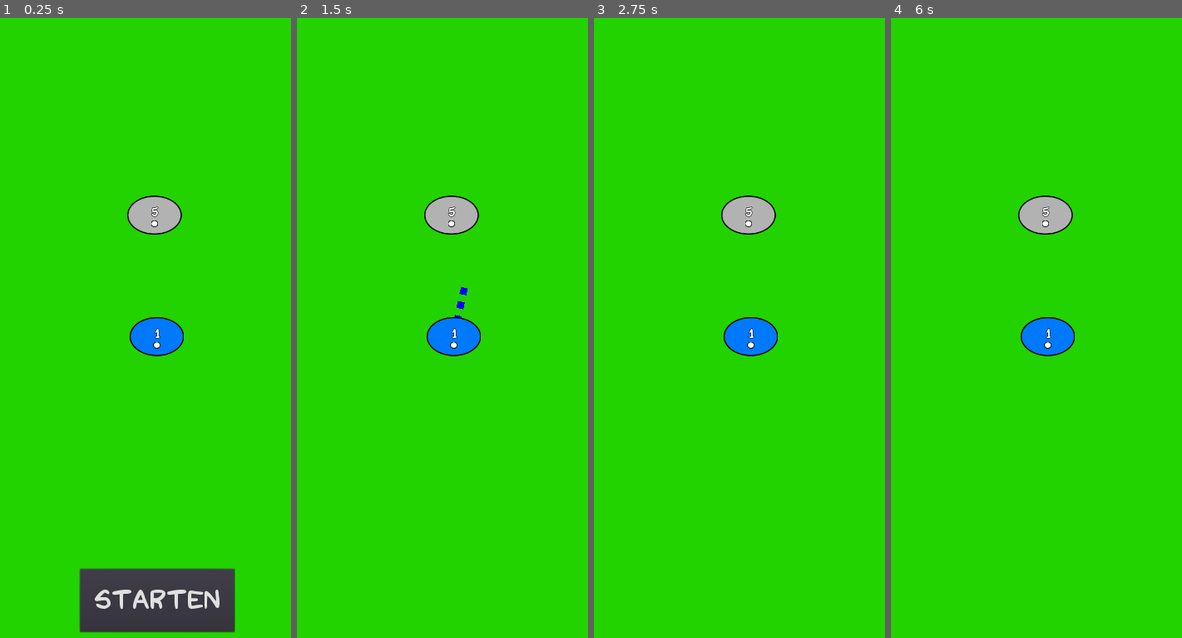
Above: before the commit, frames 1-4 (left to right).
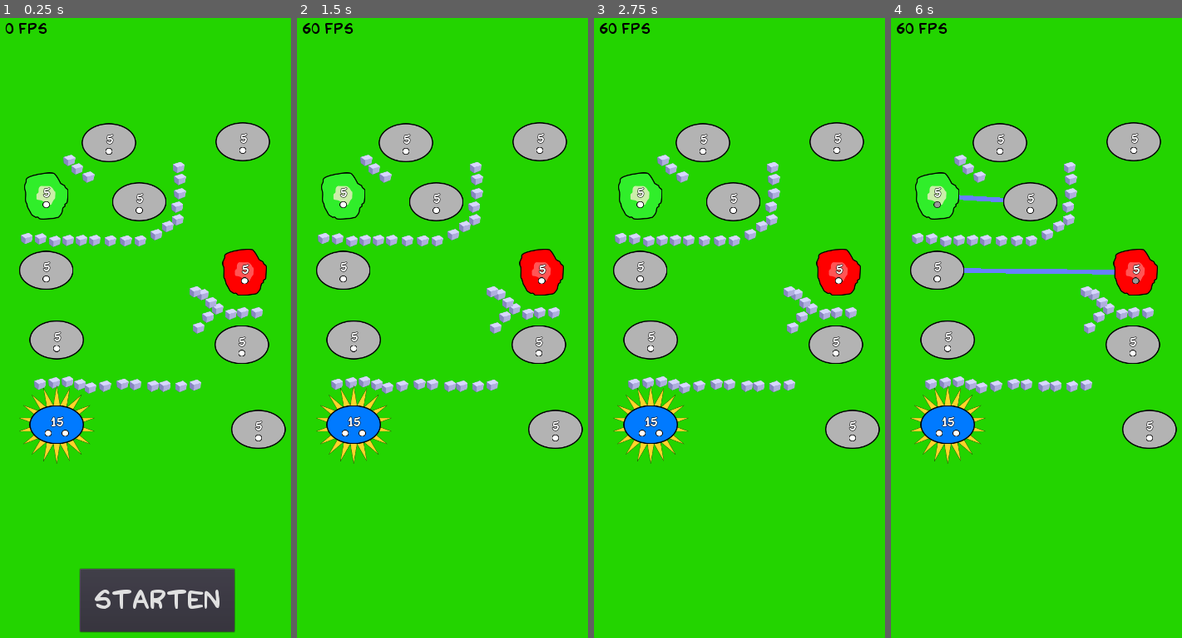
Above: after the commit, the same moments.

Repository: CrowdWare/CancerHealing
Game: Godot game, scene res://World.tscn
Same seed, same stepped clock (60 frames per second), same inputs: the game is played once before the commit and once after it.
Inputs (mouse positions are in pixels of both pictures, inside the frame that each line leads up to):
- Up to frame 1 (0.25 s): no input
- Up to frame 2 (1.5 s): click "Starten" at 0.5 s; tap Enter at 1.25 s; drag from (454, 334) to (486, 185) at 1.27 s
- Up to frame 3 (2.75 s): drag from (748, 216) to (733, 470) at 2.02 s
- Up to frame 4 (6 s): tap Space at 2.75, 4.25, 5.75 s; move the mouse to (1080, 185) at 2.77 s; click (1080, 185) at 2.92 s; tap Enter at 3.5, 5 s; drag from (1030, 470) to (943, 235) at 3.52 s; move the mouse to (1149, 433) at 4.27 s; click (1149, 433) at 4.42 s; drag from (943, 235) to (995, 166) at 5.02 s; move the mouse to (1062, 334) at 5.77 s; click (1062, 334) at 5.92 s

The runs differ from the first frame. In frame 1, 13% of the frame differs, in the area x 1-99%, y 0-72%; in frame 2, 14%; in frame 3, 14%; in frame 4, 14%, in the area x 2-99%, y 0-72%.

Commit message:
stresstest

Diff:
--- a/Cell.gd
+++ b/Cell.gd
@@ -1,7 +1,7 @@
 extends StaticBody2D
 
 var dragging = false
-var dragHitsWall = false
+var dragHitsWallOrPlayer = false
 var orig
 var drag_pos
 var channels = 0 setget setChannels
@@ -105,7 +105,7 @@
 
 func _mouse_enter():
 	var obj = world.getDragFrom()
-	if obj and obj != self and not obj.dragHitsWall:
+	if obj and obj != self and not obj.dragHitsWallOrPlayer:
 		focus.visible = true
 		world.setDragTo(self)
 
@@ -142,11 +142,11 @@
 
 func _draw():
 	if dragging:
-		if dragHitsWall():
-			dragHitsWall = true
+		if dragHitsWall() or dragThroughPlayer():
+			dragHitsWallOrPlayer = true
 			Global.draw_dashed_line(self, Vector2(0,0), Vector2(drag_pos.x - orig.x, drag_pos.y - orig.y), Color(.5, .5, .5), 15, 15)
 		else:
-			dragHitsWall = false
+			dragHitsWallOrPlayer = false
 			Global.draw_dashed_line(self, Vector2(0,0), Vector2(drag_pos.x - orig.x, drag_pos.y - orig.y), Color(0, 0, 1), 15, 15)
 
 func dragHitsWall():
@@ -157,3 +157,14 @@
 				if hit > 0:
 					return true
 	return false
+
+func dragThroughPlayer():
+	for child in world.get_node("Level").get_children():
+		if child is StaticBody2D:
+			if child != self and child.typ == 1:
+				var intersects = Geometry.segment_intersects_circle(self.position, drag_pos, child.position, 40)
+				var hit = Geometry.is_point_in_circle(drag_pos, child.position, 40)
+
+				if intersects > 0 and hit == false:
+					return true
+	return false
--- a/Level4.tscn
+++ b/Level4.tscn
@@ -11,7 +11,7 @@
 
 [node name="Cell2" parent="." instance=ExtResource( 1 )]
 position = Vector2( 365, 717 )
-count = 5
+count = 15
 typ = 1
 
 [node name="Cell3" parent="." instance=ExtResource( 1 )]
--- /dev/null
+++ b/Level5.tscn
@@ -0,0 +1,170 @@
+[gd_scene load_steps=3 format=2]
+
+[ext_resource path="res://Cell.tscn" type="PackedScene" id=1]
+[ext_resource path="res://brick.tscn" type="PackedScene" id=2]
+
+[node name="Node2D" type="Node2D"]
+
+[node name="Cell1" parent="." instance=ExtResource( 1 )]
+position = Vector2( 541, 721 )
+count = 5
+
+[node name="Cell4" parent="." instance=ExtResource( 1 )]
+position = Vector2( 151, 711 )
+count = 5
+
+[node name="Cell5" parent="." instance=ExtResource( 1 )]
+position = Vector2( 129, 565 )
+count = 5
+
+[node name="Cell6" parent="." instance=ExtResource( 1 )]
+position = Vector2( 547, 569 )
+count = 5
+typ = 3
+
+[node name="Cell7" parent="." instance=ExtResource( 1 )]
+position = Vector2( 543, 295 )
+count = 5
+
+[node name="Cell8" parent="." instance=ExtResource( 1 )]
+position = Vector2( 261, 297 )
+count = 5
+
+[node name="Cell9" parent="." instance=ExtResource( 1 )]
+position = Vector2( 325, 421 )
+count = 5
+
+[node name="Cell10" parent="." instance=ExtResource( 1 )]
+position = Vector2( 129, 409 )
+count = 5
+typ = 2
+
+[node name="Cell2" parent="." instance=ExtResource( 1 )]
+position = Vector2( 151, 889 )
+count = 15
+typ = 1
+isSun = true
+
+[node name="Cell3" parent="." instance=ExtResource( 1 )]
+position = Vector2( 576, 899 )
+count = 5
+
+[node name="Node2D" parent="." instance=ExtResource( 2 )]
+position = Vector2( 146, 801 )
+
+[node name="Node2D7" parent="." instance=ExtResource( 2 )]
+position = Vector2( 116, 804 )
+
+[node name="Node2D8" parent="." instance=ExtResource( 2 )]
+position = Vector2( 317, 805 )
+
+[node name="Node2D9" parent="." instance=ExtResource( 2 )]
+position = Vector2( 354, 808 )
+
+[node name="Node2D10" parent="." instance=ExtResource( 2 )]
+position = Vector2( 379, 808 )
+
+[node name="Node2D33" parent="." instance=ExtResource( 2 )]
+position = Vector2( 413, 809 )
+
+[node name="Node2D34" parent="." instance=ExtResource( 2 )]
+position = Vector2( 443, 806 )
+
+[node name="Node2D11" parent="." instance=ExtResource( 2 )]
+position = Vector2( 543, 654 )
+
+[node name="Node2D12" parent="." instance=ExtResource( 2 )]
+position = Vector2( 573, 654 )
+
+[node name="Node2D13" parent="." instance=ExtResource( 2 )]
+position = Vector2( 518, 657 )
+
+[node name="Node2D35" parent="." instance=ExtResource( 2 )]
+position = Vector2( 490, 646 )
+
+[node name="Node2D36" parent="." instance=ExtResource( 2 )]
+position = Vector2( 476, 633 )
+
+[node name="Node2D37" parent="." instance=ExtResource( 2 )]
+position = Vector2( 459, 616 )
+
+[node name="Node2D40" parent="." instance=ExtResource( 2 )]
+position = Vector2( 443, 610 )
+
+[node name="Node2D38" parent="." instance=ExtResource( 2 )]
+position = Vector2( 470, 663 )
+
+[node name="Node2D39" parent="." instance=ExtResource( 2 )]
+position = Vector2( 450, 686 )
+
+[node name="Node2D14" parent="." instance=ExtResource( 2 )]
+position = Vector2( 175, 502 )
+
+[node name="Node2D18" parent="." instance=ExtResource( 2 )]
+position = Vector2( 203, 502 )
+
+[node name="Node2D19" parent="." instance=ExtResource( 2 )]
+position = Vector2( 231, 502 )
+
+[node name="Node2D20" parent="." instance=ExtResource( 2 )]
+position = Vector2( 264, 503 )
+
+[node name="Node2D21" parent="." instance=ExtResource( 2 )]
+position = Vector2( 297, 503 )
+
+[node name="Node2D22" parent="." instance=ExtResource( 2 )]
+position = Vector2( 327, 503 )
+
+[node name="Node2D23" parent="." instance=ExtResource( 2 )]
+position = Vector2( 361, 490 )
+
+[node name="Node2D24" parent="." instance=ExtResource( 2 )]
+position = Vector2( 385, 473 )
+
+[node name="Node2D25" parent="." instance=ExtResource( 2 )]
+position = Vector2( 406, 459 )
+
+[node name="Node2D26" parent="." instance=ExtResource( 2 )]
+position = Vector2( 405, 432 )
+
+[node name="Node2D27" parent="." instance=ExtResource( 2 )]
+position = Vector2( 411, 404 )
+
+[node name="Node2D28" parent="." instance=ExtResource( 2 )]
+position = Vector2( 411, 374 )
+
+[node name="Node2D29" parent="." instance=ExtResource( 2 )]
+position = Vector2( 408, 349 )
+
+[node name="Node2D30" parent="." instance=ExtResource( 2 )]
+position = Vector2( 218, 369 )
+
+[node name="Node2D31" parent="." instance=ExtResource( 2 )]
+position = Vector2( 194, 352 )
+
+[node name="Node2D32" parent="." instance=ExtResource( 2 )]
+position = Vector2( 178, 334 )
+
+[node name="Node2D15" parent="." instance=ExtResource( 2 )]
+position = Vector2( 147, 504 )
+
+[node name="Node2D16" parent="." instance=ExtResource( 2 )]
+position = Vector2( 117, 499 )
+
+[node name="Node2D17" parent="." instance=ExtResource( 2 )]
+position = Vector2( 88, 498 )
+
+[node name="Node2D6" parent="." instance=ExtResource( 2 )]
+position = Vector2( 174, 799 )
+
+[node name="Node2D2" parent="." instance=ExtResource( 2 )]
+position = Vector2( 290, 804 )
+
+[node name="Node2D3" parent="." instance=ExtResource( 2 )]
+position = Vector2( 200, 805 )
+
+[node name="Node2D4" parent="." instance=ExtResource( 2 )]
+position = Vector2( 222, 812 )
+
+[node name="Node2D5" parent="." instance=ExtResource( 2 )]
+position = Vector2( 253, 808 )
--- /dev/null
+++ b/Level6.tscn
@@ -0,0 +1,49 @@
+[gd_scene load_steps=2 format=2]
+
+[ext_resource path="res://Cell.tscn" type="PackedScene" id=2]
+
+[node name="Node2D" type="Node2D"]
+
+[node name="Cell1" parent="." instance=ExtResource( 2 )]
+position = Vector2( 541, 721 )
+count = 5
+
+[node name="Cell4" parent="." instance=ExtResource( 2 )]
+position = Vector2( 151, 711 )
+count = 5
+
+[node name="Cell5" parent="." instance=ExtResource( 2 )]
+position = Vector2( 129, 565 )
+count = 5
+
+[node name="Cell6" parent="." instance=ExtResource( 2 )]
+position = Vector2( 547, 569 )
+count = 5
+typ = 3
+
+[node name="Cell7" parent="." instance=ExtResource( 2 )]
+position = Vector2( 543, 295 )
+count = 5
+
+[node name="Cell8" parent="." instance=ExtResource( 2 )]
+position = Vector2( 261, 297 )
+count = 5
+
+[node name="Cell9" parent="." instance=ExtResource( 2 )]
+position = Vector2( 325, 421 )
+count = 5
+
+[node name="Cell10" parent="." instance=ExtResource( 2 )]
+position = Vector2( 129, 409 )
+count = 5
+typ = 2
+
+[node name="Cell2" parent="." instance=ExtResource( 2 )]
+position = Vector2( 151, 889 )
+count = 15
+typ = 1
+isSun = true
+
+[node name="Cell3" parent="." instance=ExtResource( 2 )]
+position = Vector2( 576, 899 )
+count = 5
--- a/World.tscn
+++ b/World.tscn
@@ -11,6 +11,10 @@
 
 [sub_resource type="DynamicFont" id=2]
 size = 58
+font_data = ExtResource( 3 )
+
+[sub_resource type="DynamicFont" id=3]
+size = 33
 font_data = ExtResource( 3 )
 
 [node name="World" type="Node2D"]
@@ -65,6 +69,18 @@
 z_index = 3
 texture = ExtResource( 2 )
 
+[node name="FPS" type="Label" parent="."]
+margin_left = 42.0
+margin_top = 40.0
+margin_right = 84.0
+margin_bottom = 54.0
+custom_colors/font_color = Color( 0, 0, 0, 1 )
+custom_fonts/font = SubResource( 3 )
+text = "0 FPS"
+__meta__ = {
+"_edit_use_anchors_": false
+}
+
 [connection signal="pressed" from="StartButton" to="." method="_on_Button_pressed"]
 [connection signal="pressed" from="Weiter" to="." method="_on_Weiter_pressed"]
 [connection signal="pressed" from="NochMal" to="." method="_on_NochMal_pressed"]
--- a/icon.svg
+++ b/icon.svg
@@ -2,9 +2,9 @@
 <!-- Created with Inkscape (http://www.inkscape.org/) -->
 
 <svg
-   width="64"
-   height="64"
-   viewBox="0 0 64 64"
+   width="432"
+   height="432"
+   viewBox="0 0 432 432"
    version="1.1"
    id="svg5"
    inkscape:version="1.1.1 (3bf5ae0, 2021-09-20)"
@@ -26,9 +26,9 @@
      inkscape:pagecheckerboard="0"
      inkscape:document-units="px"
      showgrid="false"
-     inkscape:zoom="11.920445"
-     inkscape:cx="33.933297"
-     inkscape:cy="31.668281"
+     inkscape:zoom="1.7106392"
+     inkscape:cx="210.44765"
+     inkscape:cy="220.67774"
      inkscape:window-width="1848"
      inkscape:window-height="1016"
      inkscape:window-x="72"
@@ -42,44 +42,44 @@
      inkscape:groupmode="layer"
      id="layer1">
     <ellipse
-       style="fill:#0000ff;stroke-width:0.793;stroke:#000000;stroke-opacity:1;stroke-miterlimit:4;stroke-dasharray:none"
+       style="fill:#0000ff;stroke:#000000;stroke-width:4.54017;stroke-miterlimit:4;stroke-dasharray:none;stroke-opacity:1"
        id="path904"
-       cx="32.353462"
-       cy="30.961977"
-       rx="24.83379"
-       ry="19.827206" />
+       cx="211.58574"
+       cy="216.76601"
+       rx="142.18086"
+       ry="113.51666" />
     <text
        xml:space="preserve"
-       style="font-style:normal;font-weight:normal;font-size:18.978px;line-height:1.25;font-family:sans-serif;fill:#000000;fill-opacity:1;stroke:#000000;stroke-width:0.274;stroke-opacity:1;stroke-miterlimit:4;stroke-dasharray:none"
-       x="18.226902"
-       y="34.757519"
+       style="font-style:normal;font-weight:normal;font-size:108.654px;line-height:1.25;font-family:sans-serif;fill:#000000;fill-opacity:1;stroke:#000000;stroke-width:1.56873;stroke-miterlimit:4;stroke-dasharray:none;stroke-opacity:1"
+       x="135.10835"
+       y="241.32603"
        id="text2220"><tspan
          sodipodi:role="line"
          id="tspan2218"
-         x="18.226902"
-         y="34.757519"
-         style="font-style:normal;font-variant:normal;font-weight:bold;font-stretch:normal;font-family:sans-serif;-inkscape-font-specification:'sans-serif Bold';fill:#ffffff;stroke-width:0.274;stroke:#000000;stroke-opacity:1;stroke-miterlimit:4;stroke-dasharray:none">64</tspan></text>
+         x="135.10835"
+         y="241.32603"
+         style="font-style:normal;font-variant:normal;font-weight:bold;font-stretch:normal;font-family:sans-serif;-inkscape-font-specification:'sans-serif Bold';fill:#ffffff;stroke:#000000;stroke-width:1.56873;stroke-miterlimit:4;stroke-dasharray:none;stroke-opacity:1">64</tspan></text>
     <ellipse
-       style="fill:#ffffff;stroke:#000000;stroke-width:0.3;stroke-miterlimit:4;stroke-dasharray:none;stroke-opacity:1"
+       style="fill:#ffffff;stroke:#000000;stroke-width:1.71758;stroke-miterlimit:4;stroke-dasharray:none;stroke-opacity:1"
        id="path7310"
-       cx="31.856867"
-       cy="43.607632"
-       rx="2.0655961"
-       ry="1.9568999" />
+       cx="205.83304"
+       cy="290.04395"
+       rx="11.826154"
+       ry="11.203836" />
     <ellipse
-       style="fill:#ffffff;stroke:#000000;stroke-width:0.3;stroke-miterlimit:4;stroke-dasharray:none;stroke-opacity:1"
+       style="fill:#ffffff;stroke:#000000;stroke-width:1.71758;stroke-miterlimit:4;stroke-dasharray:none;stroke-opacity:1"
        id="path7310-3"
-       cx="38.06324"
-       cy="-43.737606"
-       rx="2.0655961"
-       ry="1.9568999"
+       cx="241.36639"
+       cy="-290.04395"
+       rx="11.826154"
+       ry="11.203836"
        transform="scale(1,-1)" />
     <ellipse
-       style="fill:#ffffff;stroke:#000000;stroke-width:0.3;stroke-miterlimit:4;stroke-dasharray:none;stroke-opacity:1"
+       style="fill:#ffffff;stroke:#000000;stroke-width:1.71758;stroke-miterlimit:4;stroke-dasharray:none;stroke-opacity:1"
        id="path7310-6"
-       cx="25.526299"
-       cy="43.266747"
-       rx="2.0655961"
-       ry="1.9568999" />
+       cx="169.58867"
+       cy="290.04395"
+       rx="11.826154"
+       ry="11.203836" />
   </g>
 </svg>
--- /dev/null
+++ b/icon_bg.svg
@@ -0,0 +1,53 @@
+<?xml version="1.0" encoding="UTF-8" standalone="no"?>
+<!-- Created with Inkscape (http://www.inkscape.org/) -->
+
+<svg
+   width="432"
+   height="432"
+   viewBox="0 0 114.3 114.3"
+   version="1.1"
+   id="svg1248"
+   inkscape:version="1.1.1 (3bf5ae0, 2021-09-20)"
+   sodipodi:docname="icon_bg.svg"
+   xmlns:inkscape="http://www.inkscape.org/namespaces/inkscape"
+   xmlns:sodipodi="http://sodipodi.sourceforge.net/DTD/sodipodi-0.dtd"
+   xmlns="http://www.w3.org/2000/svg"
+   xmlns:svg="http://www.w3.org/2000/svg">
+  <sodipodi:namedview
+     id="namedview1250"
+     pagecolor="#ffffff"
+     bordercolor="#666666"
+     borderopacity="1.0"
+     inkscape:pageshadow="2"
+     inkscape:pageopacity="0.0"
+     inkscape:pagecheckerboard="0"
+     inkscape:document-units="mm"
+     showgrid="false"
+     units="px"
+     inkscape:zoom="1.6622779"
+     inkscape:cx="229.80514"
+     inkscape:cy="230.10593"
+     inkscape:window-width="1848"
+     inkscape:window-height="1016"
+     inkscape:window-x="72"
+     inkscape:window-y="27"
+     inkscape:window-maximized="1"
+     inkscape:current-layer="layer1" />
+  <defs
+     id="defs1245" />
+  <g
+     inkscape:label="Ebene 1"
+     inkscape:groupmode="layer"
+     id="layer1">
+    <rect
+       style="fill:#000000;stroke:#000000;stroke-width:0.20966;fill-opacity:0.00043185"
+       id="rect1365"
+       width="431.79034"
+       height="431.79034"
+       x="0.10483002"
+       y="0.10483002"
+       inkscape:export-filename="/home/art/SourceCode/CancerWar/icon_bg.png"
+       inkscape:export-xdpi="96"
+       inkscape:export-ydpi="96" />
+  </g>
+</svg>
--- a/project.godot
+++ b/project.godot
@@ -36,5 +36,7 @@
 
 [rendering]
 
+quality/driver/driver_name="GLES2"
+vram_compression/import_etc=true
 environment/default_clear_color=Color( 0.137255, 0.831373, 0, 1 )
 environment/default_environment="res://default_env.tres"
--- a/world.gd
+++ b/world.gd
@@ -8,10 +8,10 @@
 var startTime = 0
 var processedFrame = -1
 var swipe_start = null
-var level = 1
+var level = 5
 
 const SPEED = 150
-const MAX_LEVEL_COUNT = 4
+const MAX_LEVEL_COUNT = 5
 
 
 ######
@@ -49,15 +49,18 @@
 		if line.from == to and line.to == from:
 			line.from.channels = line.from.channels - 1
 			lines.erase(line)
-
-	var line = Line.new(from, to, Color(0, 0, 255))
+			remove_child(line.obj)
+			line.obj.queue_free()
+			update()
+
+	var line_obj = Line2D.new()
+	line_obj.add_point(from.position)
+	line_obj.add_point(to.position)
+	add_child(line_obj)
+	var line = Line.new(line_obj, from, to, Color(0, 0, 255))
 	from.channels = from.channels + 1
 	lines.append(line)
 	update()
-
-func _draw():
-	for line in lines:
-		Global.draw_dashed_line(self, line.from.position, line.to.position, line.color, 15, 15)
 
 func _on_Button_pressed():
 	$StartButton.visible = false
@@ -105,15 +108,19 @@
 	if event is InputEventMouseMotion and swipe_start != null:
 		for line in lines:
 			if Geometry. segment_intersects_segment_2d(line.from.position, line.to.position, swipe_start, event.position):
-				line.from.channels = line.from.channels - 1
-				lines.erase(line)
-				update()
+				if line.from.typ == 1:
+					line.from.channels = line.from.channels - 1
+					lines.erase(line)
+					remove_child(line.obj)
+					line.obj.queue_free()
+					update()
 
 func _process(delta):
 	if not started:
 		return
 	var curTime = OS.get_unix_time()
 	var elapsed = curTime - startTime
+	$FPS.set_text(str(Engine.get_frames_per_second()) + " FPS")
 
 	# nach 5 Sekunden werden die Gegner auch aktiv
 	if elapsed > 5 and elapsed > processedFrame:
@@ -123,8 +130,12 @@
 					# enemy hat noch min. einen gate frei, mit dem er andocken kann
 					var target = findNextTarget(child)
 					if target:
-						var line = Line.new(child, target, Color(255, 0, 0))
+						var line_obj = Line2D.new()
+						line_obj.add_point(child.position)
+						line_obj.add_point(target.position)
+						var line = Line.new(line_obj, child, target, Color(255, 0, 0))
 						child.channels = child.channels + 1
+						add_child(line_obj)
 						lines.append(line)
 						update()
 
@@ -185,6 +196,9 @@
 
 	if enemyCount == 0 or playerCount == 0:
 		started = false
+		for line in lines:
+			remove_child(line.obj)
+			line.obj.queue_free()
 		lines.clear()
 		for energy in energies:
 			energy.queue_free()
@@ -213,6 +227,9 @@
 		if line.from == cell:
 			line.from.channels = line.from.channels - 1
 			lines.erase(line)
+			remove_child(line.obj)
+			line.obj.queue_free()
+			update()
 
 func checkCollision(en):
 	for energy in energies:
@@ -225,16 +242,17 @@
 func findTargets(cell):
 	var targets = []
 	for child in $Level.get_children():
-		if child is StaticBody2D:
-			if child.typ != cell.typ:
-				targets.append(child)
+		if child != cell and child is StaticBody2D:
+			if child.typ > -1:
+				if not pathHitsWall(cell, child):
+					targets.append(child)
 	return targets
 
 func findNextTarget(cell):
 	var bestTarget = null
 	var targets = findTargets(cell)
 	for target in targets:
-		if not isAttacking(cell, target):
+		if not isAttacking(cell, target) and not isSupporting(target, cell) and not isSupporting(cell, target):
 			if bestTarget == null:
 				bestTarget = target
 			elif bestTarget and target.count < bestTarget.count:
@@ -243,16 +261,33 @@
 
 func isAttacking(f, t):
 	for line in lines:
-		if line.from == f and line.to == t:
+		if line.from == f and line.to == t and line.from.typ != line.to.typ:
 			return true
+	return false
+
+func isSupporting(f, t):
+	for line in lines:
+		if line.from == f and line.to == t and line.from.typ == line.to.typ:
+			return true
+	return false
+
+func pathHitsWall(from, to):
+	for child in $Level.get_children():
+		if child is StaticBody2D:
+			if child.typ == -1:
+				var hit = Geometry.segment_intersects_circle(from.position, to.position, child.position, 20)
+				if hit > 0:
+					return true
 	return false
 
 class Line:
 	var from
 	var to
 	var color
-
-	func _init(f, t, c):
+	var obj
+
+	func _init(o, f, t, c):
 		from = f
 		to = t
 		color = c
+		obj = o
Not shown: 1 places in World.tscn that only renumber resources
Not shown, changed: export_presets.cfg
Binary file changed: icon.png
Binary file added: icon_bg.png
Not shown, added: icon_bg.png.import
Not shown, added: icon_bg.svg.import
Not shown, changed: CancerWar.apk
Not shown, changed: CancerWar.apk.idsig
